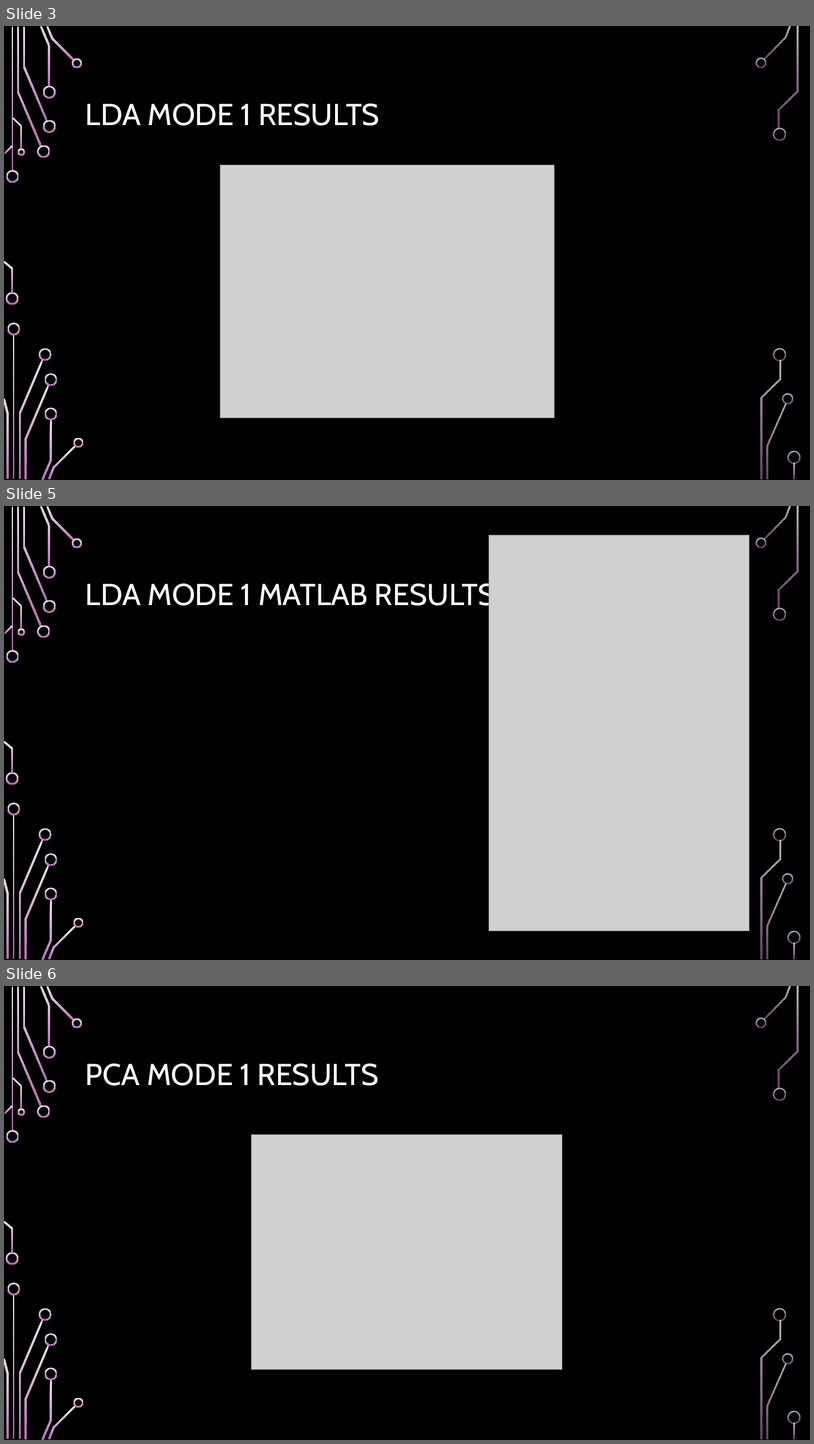
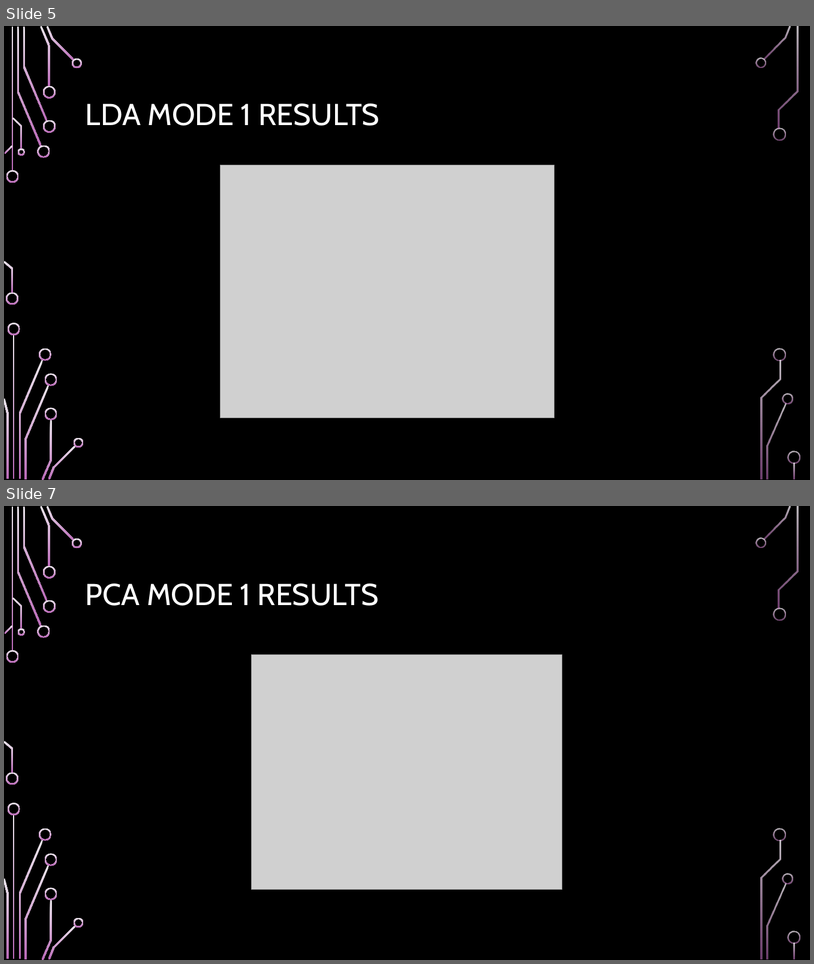
Before and after one commit to santosh500/SupervisedLearning, a slide deck: LDA_Project3/ResultsPresentation.pptx. Shown one above the other, each under a label of ours: slides 3, 5 and 6 before the commit, slides 5 and 7 after it; the slides between them are not shown. The pictures are 814x1444 and 814x964 pixels, drawn with LibreOffice and Linux fonts; fonts in the diff are those of the drawing; grey boxes stand for pictures; background and template pictures are left out. Boxes give left, top, right and bottom in pixels: in the first picture for what was removed or moved away, otherwise in the second. Text is boxed around its words. In the diff, an @@ line names an element or a change of style, - is before the commit and + after.

```diff
--- a/LDA_Project3/ResultsPresentation.pptx
+++ b/LDA_Project3/ResultsPresentation.pptx
@@ slide 5 removed at (4, 506, 810, 960), background picture (left out); not listed: 36 template elements that a slide beside it also shows @@
@@ picture removed at (489, 535, 750, 930) @@
@@ title removed at (86, 580, 496, 612) @@
-LDA MODE 1 MATLAB RESULTS
@@ what was slide 3 is now slide 5 @@
@@ what was slide 6 is now slide 7 @@
```
Also in this commit, not shown: 3 slides changed, 2 slides added, 1 other slide removed, 1 other file.
